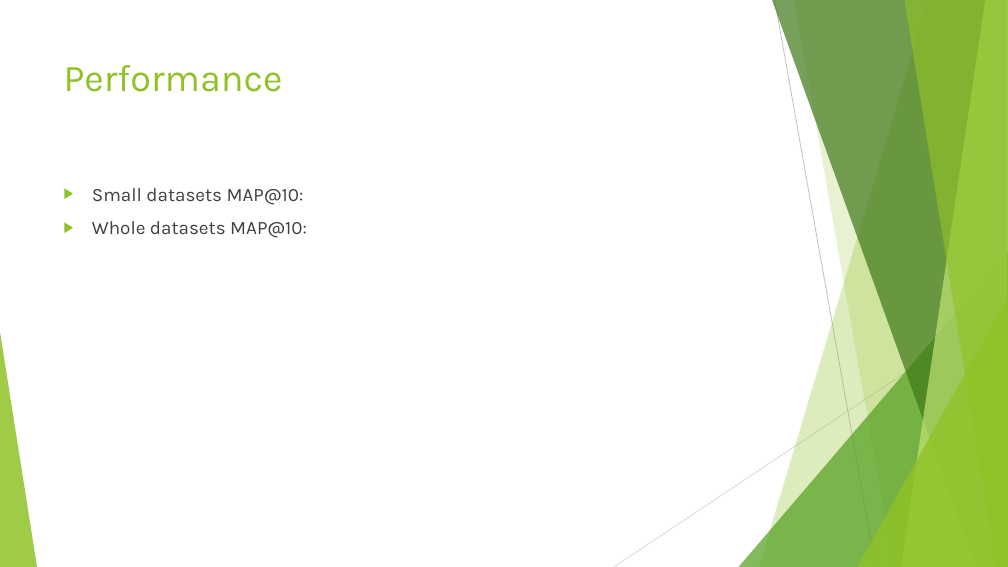
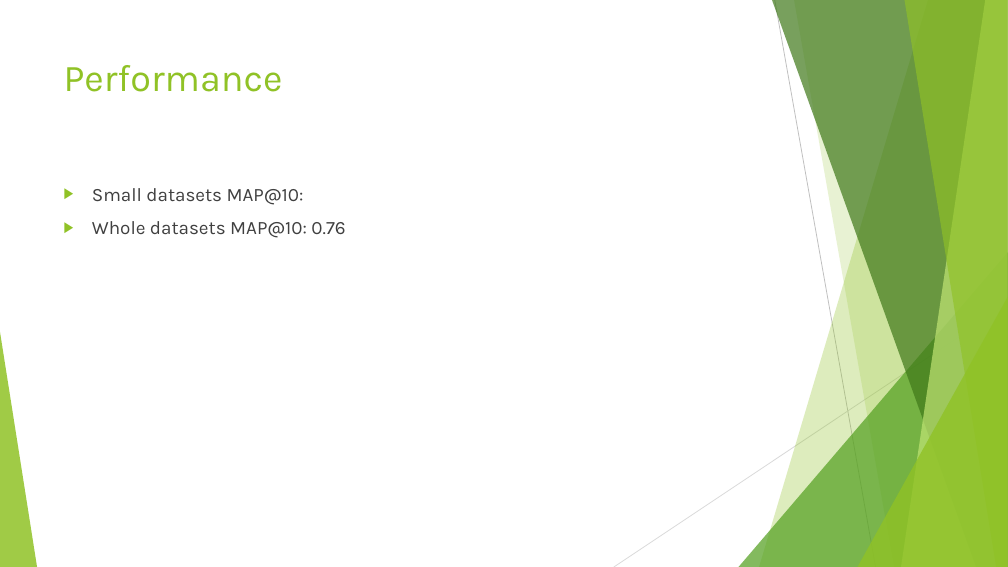
Before and after one commit to VongolaTeong/Multi-label-Classification-on-YouTube-8M, a slide deck: slide 14 of 518030990014.pptx. Drawn at 1008x567 pixels with LibreOffice and Linux fonts; fonts in the diff are those of the drawing. Boxes give left, top, right and bottom in pixels: in the first picture for what was removed or moved away, otherwise in the second. Text is boxed around its words. In the diff, an @@ line names an element or a change of style, - is before the commit and + after.

```diff
--- a/518030990014.pptx
+++ b/518030990014.pptx
@@ text at (x1=92, y1=221, x2=345, y2=238): text changed @@
-▶ Whole datasets MAP@10:
+▶ Whole datasets MAP@10: 0.76
```
Also in this commit, not shown: 1 other slide changed.
